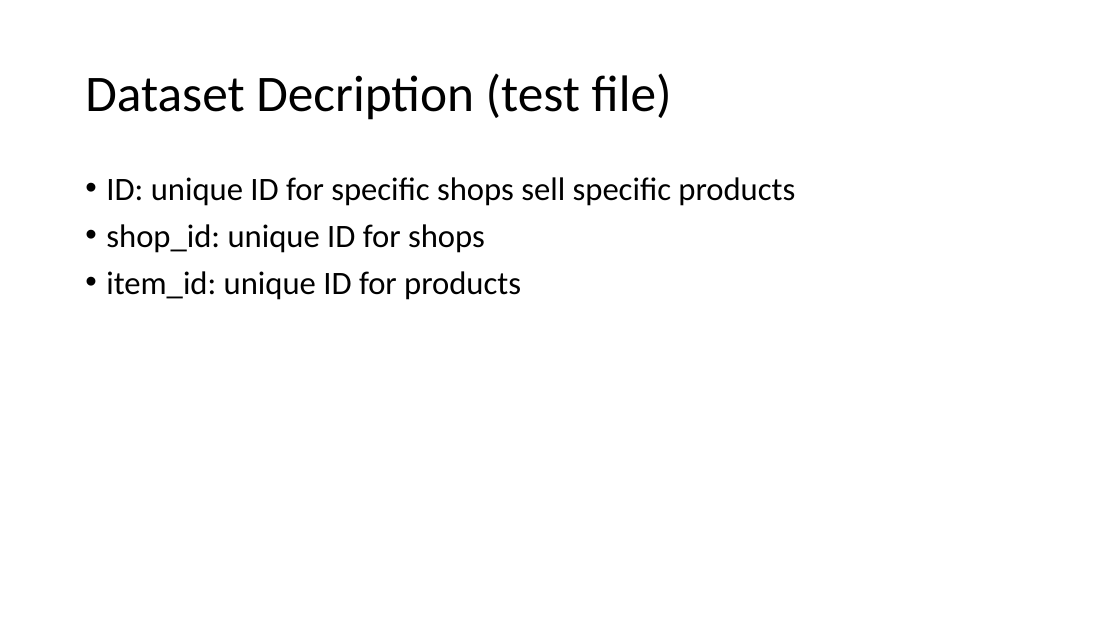
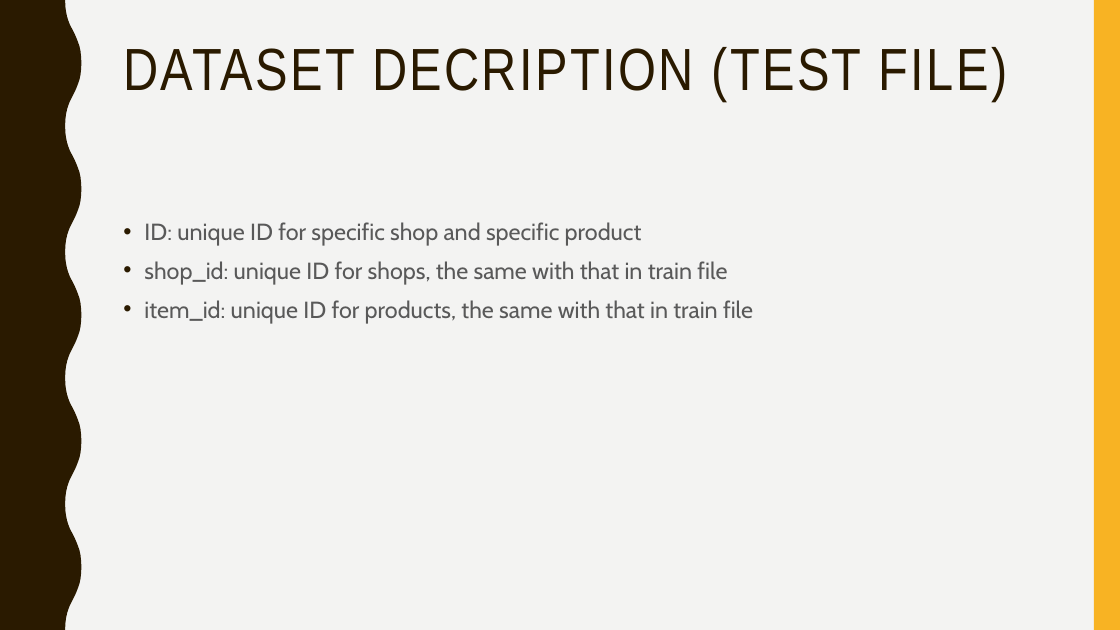
Before and after one commit to zex0023/Sale_Prediction, a slide deck: slide 5 of final_presentation.pptx. Drawn at 1120x630 pixels with LibreOffice and Linux fonts; fonts in the diff are those of the drawing. Boxes give left, top, right and bottom in pixels: in the first picture for what was removed or moved away, otherwise in the second. Text is boxed around its words. In the diff, an @@ line names an element or a change of style, - is before the commit and + after.

```diff
--- a/final_presentation.pptx
+++ b/final_presentation.pptx
@@ background #FFFFFF to #F3F3F2 @@
@@ freeform shape added at (x1=0, y1=0, x2=82, y2=630), fill #2A1A00 @@
@@ rectangle added at (x1=1094, y1=0, x2=1120, y2=630), fill #F8B323 @@
@@ title "DATASET DECRIPTION (TEST FILE)" at (x1=123, y1=47, x2=1007, y2=101): vertical alignment middle to top @@
@@ title at (x1=123, y1=47, x2=1007, y2=101): text changed; size 44 to 51 pt; font Calibri to Arial Narrow; text colour #000000 to #2A1A00 @@
-Dataset Decription (test file)
+DATASET DECRIPTION (TEST FILE)
@@ text at (x1=144, y1=222, x2=753, y2=324): text changed; size 28 to 20 pt; font Calibri to Cabin; text colour #000000 to #595959 @@
-• ID: unique ID for specific shops sell specific products
-• shop_id: unique ID for shops
-• item_id: unique ID for products
+• ID: unique ID for specific shop and specific product
+• shop_id: unique ID for shops, the same with that in train file
+• item_id: unique ID for products, the same with that in train file
```
Also in this commit, not shown: 5 other slides changed, 9 slides added, 5 slides removed, 3 other files.
